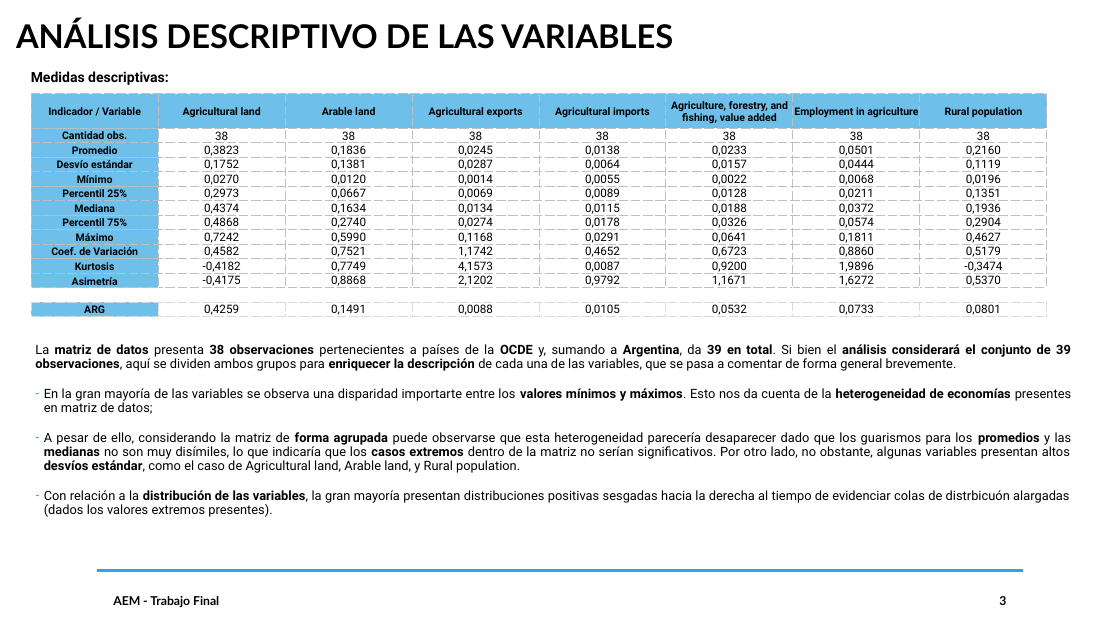
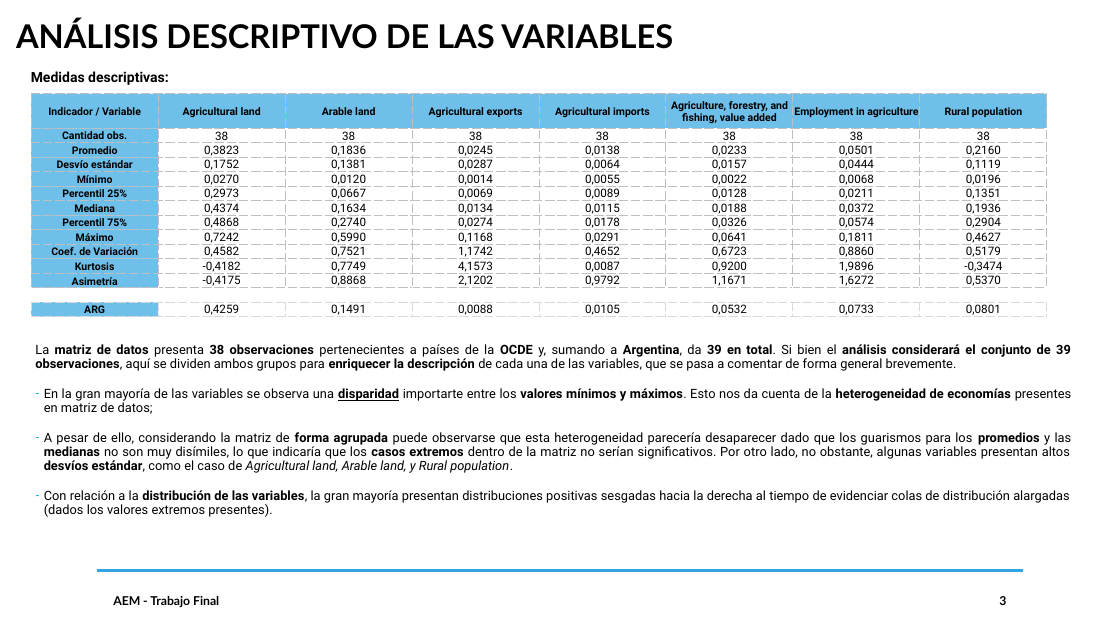
Before and after one commit to DavidGuzzi/MECMT04, a slide deck: slide 3 of AEM PPT 20240928.pptx. Drawn at 1120x630 pixels with LibreOffice and Linux fonts; fonts in the diff are those of the drawing. Boxes give left, top, right and bottom in pixels: in the first picture for what was removed or moved away, otherwise in the second. Text is boxed around its words. In the diff, an @@ line names an element or a change of style, - is before the commit and + after.

```diff
--- a/AEM PPT 20240928.pptx
+++ b/AEM PPT 20240928.pptx
@@ text at bbox=[44, 388, 1072, 473]: bold on, underline on in "disparidad"; italic on in "Agricultural land, Arable land, y Rural population." @@
@@ text at bbox=[44, 490, 1069, 517]: text changed @@
-– Con relación a la distribución de las variables, la gran mayoría presentan distribuciones positivas sesgadas hacia la derecha al tiempo de evidenciar colas de distrbicuón alargadas (dados los valores extremos presentes).
+– Con relación a la distribución de las variables, la gran mayoría presentan distribuciones positivas sesgadas hacia la derecha al tiempo de evidenciar colas de distribución alargadas (dados los valores extremos presentes).
```
Also in this commit, not shown: 2 other files.
